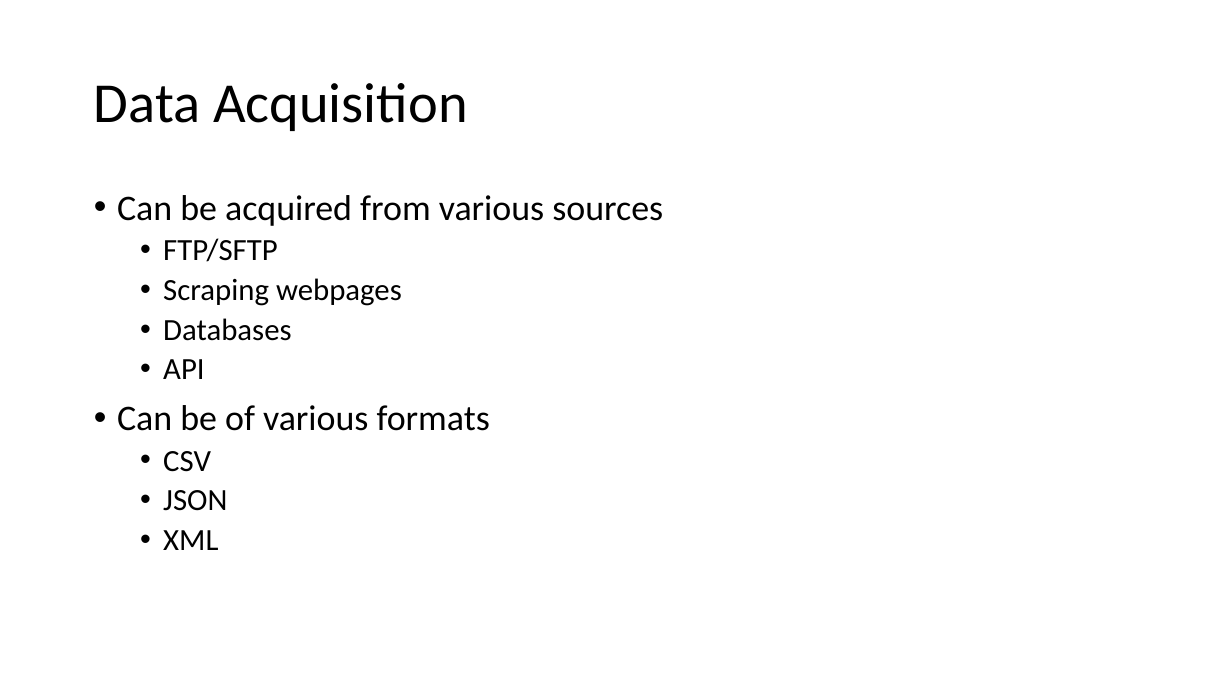
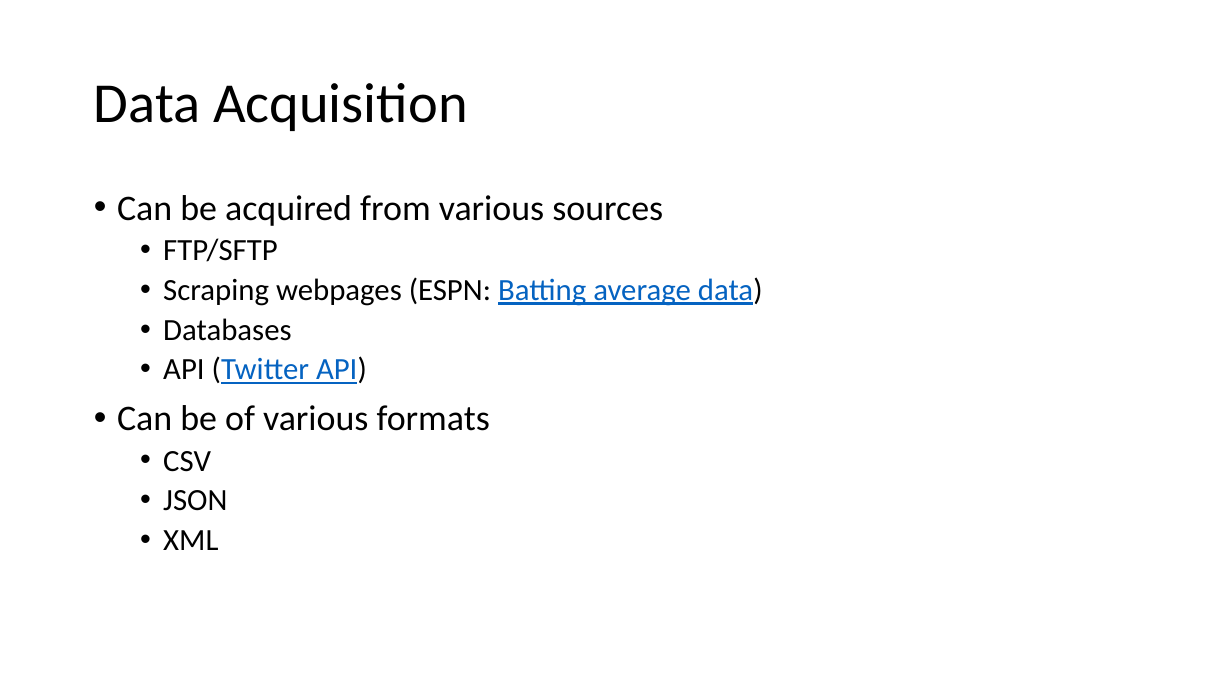
Before and after one commit to kelsadita/Machine-Learning-Talk, a slide deck: slide 20 of Machine_Learning.pptx (slide 19 before the commit). Drawn at 1232x693 pixels with LibreOffice and Linux fonts; fonts in the diff are those of the drawing. Boxes give left, top, right and bottom in pixels: in the first picture for what was removed or moved away, otherwise in the second. Text is boxed around its words. In the diff, an @@ line names an element or a change of style, - is before the commit and + after.

```diff
--- a/Machine_Learning.pptx
+++ b/Machine_Learning.pptx
@@ text at bbox=[163, 277, 763, 306]: text changed @@
-  • Scraping webpages
+  • Scraping webpages (ESPN: Batting average data)
@@ text at bbox=[163, 356, 367, 384]: text changed; text colour #000000 to #0563C1 @@
-  • API
+  • API (Twitter API)
```
Also in this commit, not shown: 3 other slides changed, 3 other files.
